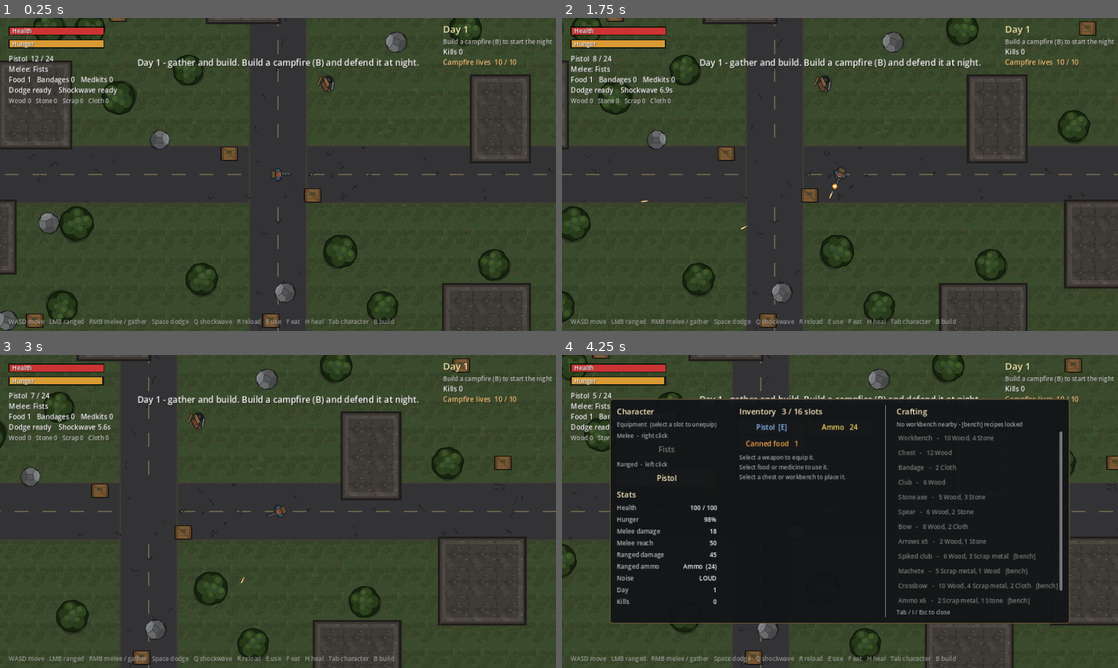
Above: before the commit, frames 1-4 (two rows, left to right).
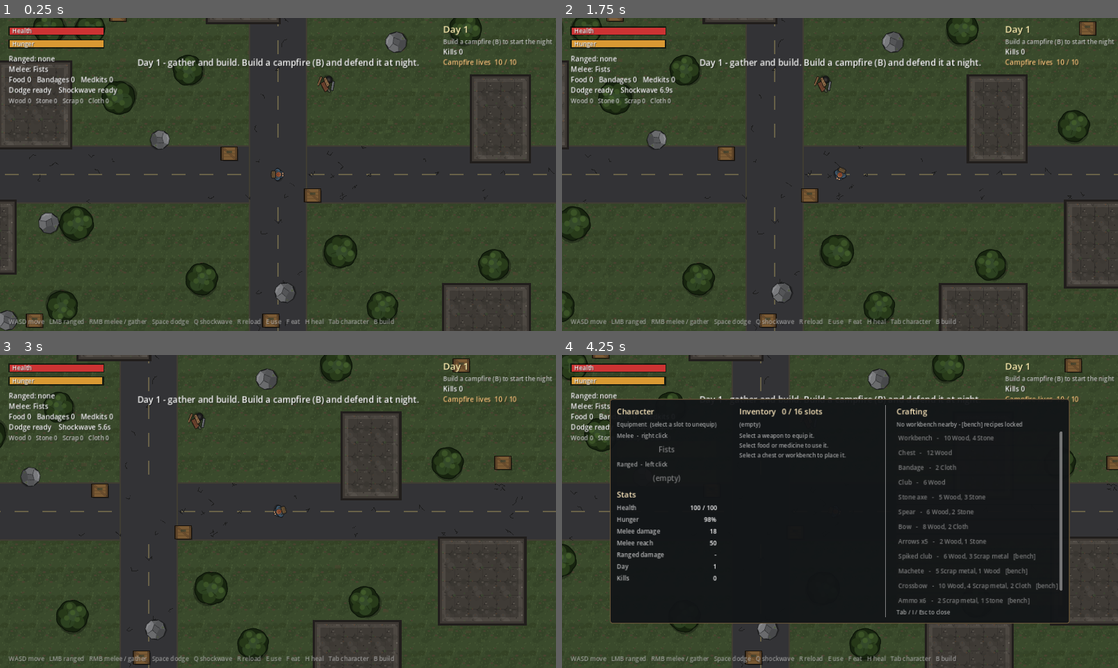
Above: after the commit, the same moments.

Repository: CptSyphilis/nightfall-
Game: Godot game, scene res://scenes/main.tscn
The game is run twice, just before and just after one commit, with the same random seed, the same clock (stepped at 60 frames per second) and the same inputs.
Inputs (mouse positions are in pixels of both pictures, inside the frame that each line leads up to):
- Up to frame 1 (0.25 s): no input
- Up to frame 2 (1.75 s): tap Enter (restart) at 0.5 s; move the mouse to (962, 158) at 0.52 s; hold D (move_right) 0.53-1.25 s; tap Q (ability) at 0.6 s; click (962, 158) at 0.67 s; drag from (728, 190) to (812, 237) at 1.27 s
- Up to frame 3 (3 s): move the mouse to (333, 442) at 2.02 s; hold D (move_right) 2.03-2.75 s; hold Mouse wheel down (build_next) 2.03-2.75 s; drag from (250, 574) to (111, 464) at 2.77 s
- Up to frame 4 (4.25 s): tap Enter (restart) at 3.5 s; move the mouse to (1006, 558) at 3.52 s; hold A (move_left) from 3.53 s (still down); hold Right mouse button (demolish) from 3.53 s (still down); tap Tab (inventory) at 4.15 s

The runs differ from the first frame. In frame 1, 0.1% of the frame differs, in the area x 1-53%, y 12-51%; in frame 2, 0.1%; in frame 3, 0.1%; in frame 4, 1.6%, in the area x 1-54%, y 12-80%.

Commit message:
Start with fists and an empty bag
Co-Authored-By: Claude Opus 5.5 <noreply@anthropic.com>
Claude-Session: https://claude.ai/code/session_01TRX34mMyiPJpagye9Z5d4b

Diff:
--- a/scripts/player.gd
+++ b/scripts/player.gd
@@ -48,12 +48,12 @@
 var max_health := 100.0
 var health := 100.0
 var hunger := 100.0
-var ammo_in_mag := MAG_SIZE     # rounds loaded in the pistol
+var ammo_in_mag := 0            # rounds loaded in the pistol
 var inventory = InventoryScript.new()
 
 ## Equipped weapons. "fists" = no melee weapon, "" = no ranged weapon.
 var melee_weapon := "fists"
-var ranged_weapon := "pistol"
+var ranged_weapon := ""
 
 ## Spare ammo and food live in the inventory. These are shortcuts to them.
 var ammo_reserve: int:
@@ -103,10 +103,8 @@
 
 
 func _init() -> void:
-	# Starting kit.
-	inventory.add("pistol", 1)
-	inventory.add("ammo", 24)
-	inventory.add("food", 1)
+	# You start with nothing but your fists. Find or craft everything else.
+	pass
 
 
 func _ready() -> void:
--- a/tests/test_runner.gd
+++ b/tests/test_runner.gd
@@ -45,6 +45,9 @@
 	p.shoot_cd = 0.0
 	p.shock_cd = 0.0
 	p.reload_timer = 0.0
+	# Most checks below need a gun, so give the test player a pistol.
+	p.inventory.set_count("pistol", 1)
+	p.ranged_weapon = "pistol"
 	p.ammo_in_mag = p.MAG_SIZE
 	p.ammo_reserve = 24
 	p.collision_mask = 1 | 4
@@ -92,6 +95,8 @@
 	# --- world setup
 	p = game.player
 	check(p != null, "player exists")
+	check(p.ranged_weapon == "" and p.melee_weapon == "fists", "you start with only your fists")
+	check(p.inventory.is_empty(), "you start with an empty bag")
 	check(game.ruins.size() > 10, "ruins were generated (%d)" % game.ruins.size())
 	check(get_nodes_in_group("crates").size() >= 30, "crates were placed")
 	check(game.nav != null, "zombie navigation grid is built")
@@ -135,9 +140,6 @@
 	await frames(10)
 	check(not is_instance_valid(z) or z.health < hp0, "bullet hits the zombie")
 	await clear_zombies()
-
-	# --- starting equipment
-	check(p.ranged_weapon == "pistol" and p.melee_weapon == "fists", "you start with a pistol and fists")
 
 	# --- melee kill (with a club)
 	reset_player()
